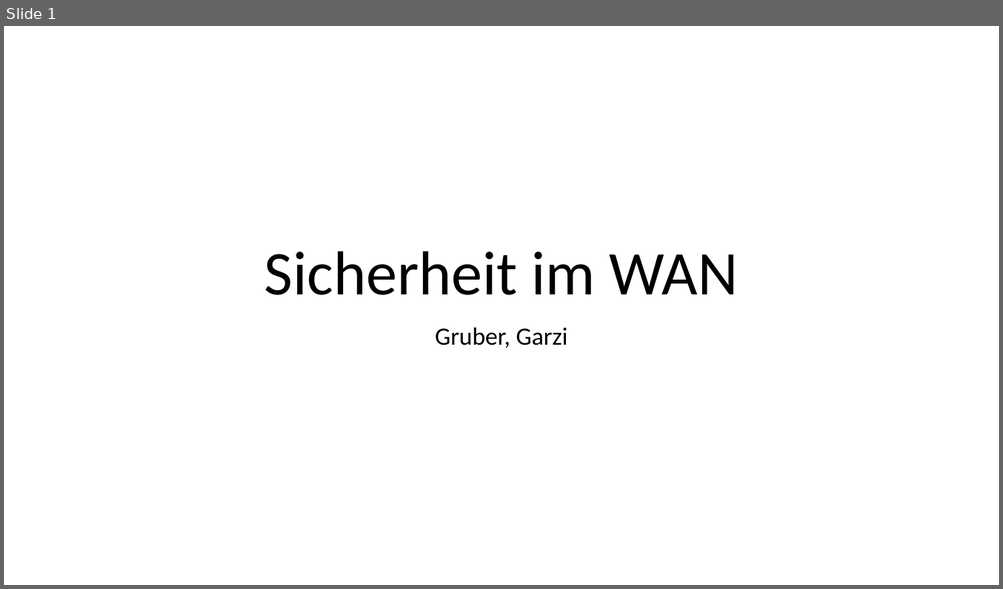
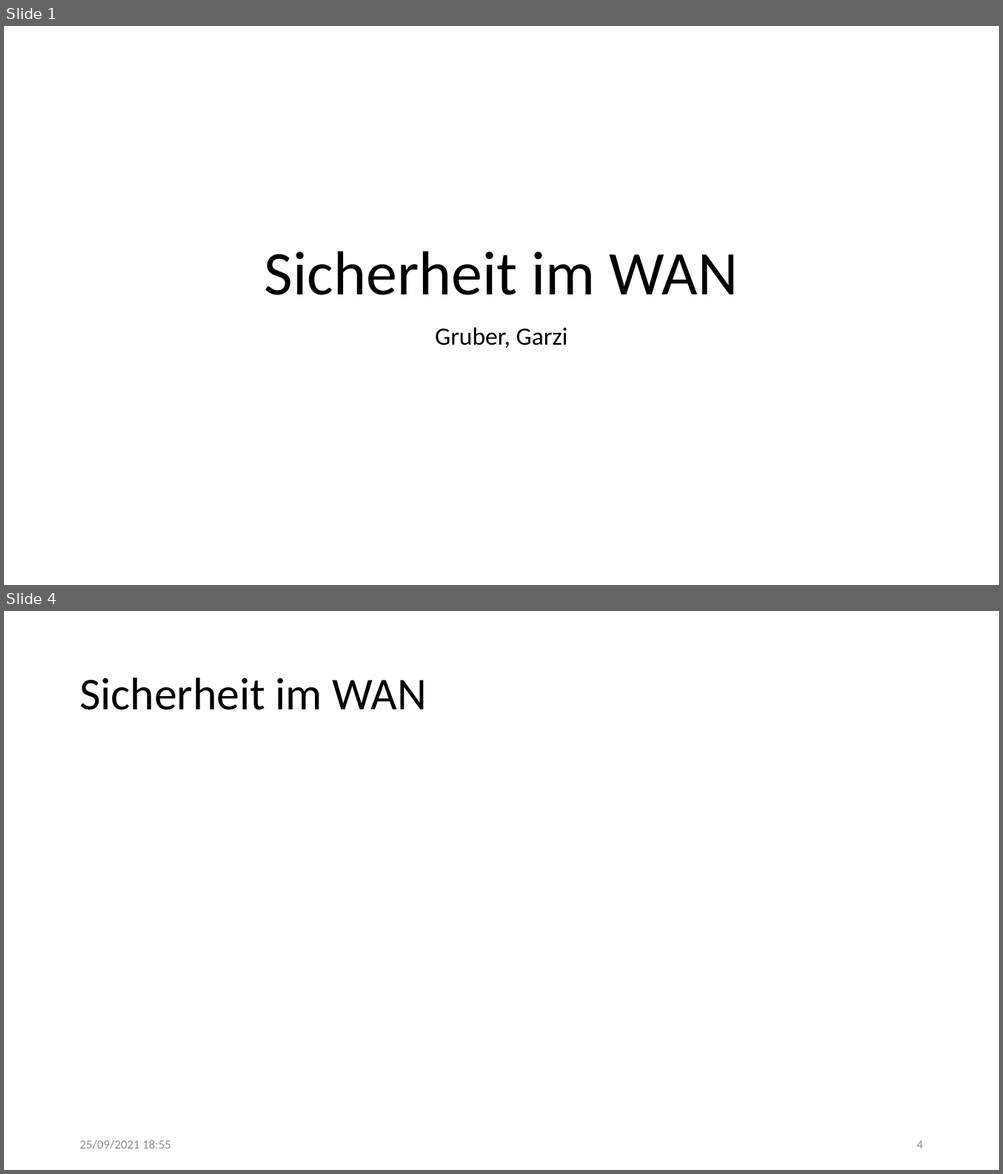
Before and after one commit to eliagarzi/m146-gruebigarzi, a slide deck: LB1/LB1_Präsentation_Sicherheit.pptx. Shown one above the other, each under a label of ours: slide 1 before the commit, slides 1 and 4 after it; the slides between them are not shown. The pictures are 1003x589 and 1003x1174 pixels, drawn with LibreOffice and Linux fonts; fonts in the diff are those of the drawing. Boxes give left, top, right and bottom in pixels: in the first picture for what was removed or moved away, otherwise in the second. Text is boxed around its words. In the diff, an @@ line names an element or a change of style, - is before the commit and + after.

```diff
--- a/LB1/LB1_Präsentation_Sicherheit.pptx
+++ b/LB1/LB1_Präsentation_Sicherheit.pptx
@@ slide 4 added at [4, 611, 999, 1170], background #FFFFFF @@
@@ title added at [79, 678, 427, 710], 44 pt, text #000000 @@
+Sicherheit im WAN
@@ text added at [79, 1140, 170, 1150], 12 pt, text #8C8C8C @@
+25/09/2021 18:55
@@ page number added at [916, 1141, 922, 1149], 12 pt, text #8C8C8C @@
+4
```
Also in this commit, not shown: 1 slide changed, 1 other slide added, 3 other files.
